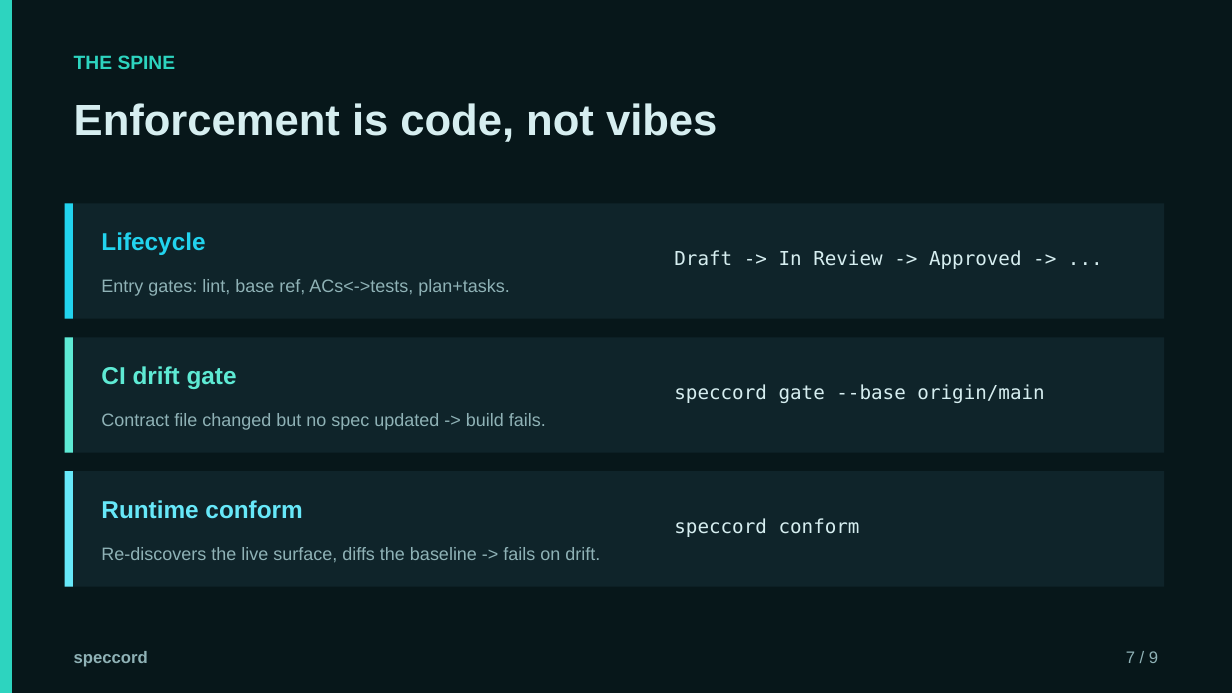
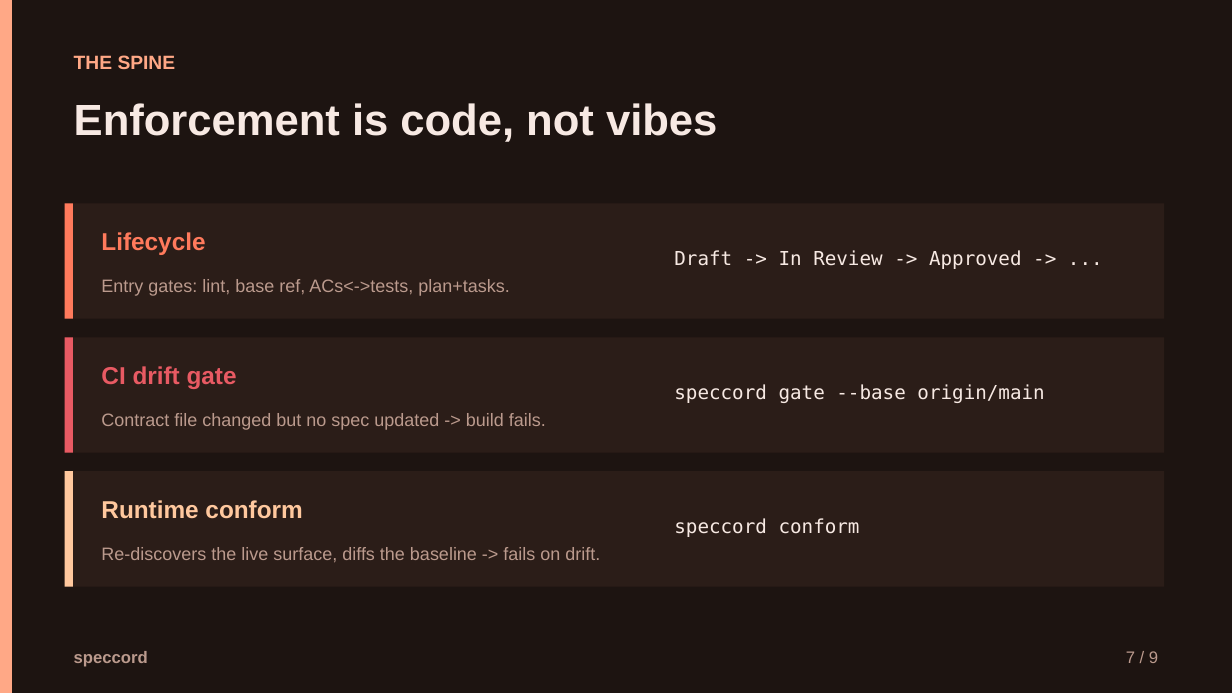
Before and after one commit to krishnachaitanyap/speccord, a slide deck: slide 7 of docs/speccord-deck.pptx. Drawn at 1232x693 pixels with LibreOffice and Linux fonts; fonts in the diff are those of the drawing. Boxes give left, top, right and bottom in pixels: in the first picture for what was removed or moved away, otherwise in the second. Text is boxed around its words. In the diff, an @@ line names an element or a change of style, - is before the commit and + after.

Commit message:
Coral theme + hexagon-S logo + GitHub Pages docs site
- new logo: coral-gradient hexagon with S monogram (logo.svg/png, banner.svg)
- re-tone all assets teal -> coral (slides, deck, poster, demo, social-preview)
- docs/index.html: documentation site (hero, why, install, examples, commands, agents)
- Pages workflow now deploys all of docs/ (site root = docs page, demo at /demo/)
- README: docs-site + demo links

```diff
--- a/docs/speccord-deck.pptx
+++ b/docs/speccord-deck.pptx
@@ background #07171A to #1D1411 @@
@@ rectangle at box(0, 0, 12, 693): fill #2DD4BF to #FFA886 @@
@@ text "THE SPINE" at box(74, 55, 176, 69): text colour #2DD4BF to #FFA886 @@
@@ rectangle at box(65, 203, 73, 319): fill #22D3EE to #FF7A5C @@
@@ text "Lifecycle" at box(101, 232, 205, 255): text colour #22D3EE to #FF7A5C @@
@@ rectangle at box(65, 337, 73, 453): fill #5EEAD4 to #E85A63 @@
@@ text "CI drift gate" at box(101, 366, 237, 389): text colour #5EEAD4 to #E85A63 @@
@@ fill #0F242A to #2B1D18 in 3 elements at box(65, 203, 1165, 319), box(65, 337, 1165, 453), box(65, 471, 1165, 587) @@
@@ rectangle at box(65, 471, 73, 587): fill #67E8F9 to #FFC89E @@
@@ text "Runtime conform" at box(101, 500, 302, 519): text colour #67E8F9 to #FFC89E @@
@@ text colour #D6EEF0 to #F7E9E3 in 4 elements at box(74, 103, 717, 142), box(674, 250, 1022, 269), box(674, 384, 1044, 403), box(674, 518, 860, 537) @@
@@ text colour #8FB2B6 to #BB9A8D in 5 elements at box(101, 279, 509, 296), box(101, 413, 546, 430), box(101, 547, 600, 563), box(74, 651, 148, 667), box(1126, 651, 1158, 663) @@
```
Also in this commit, not shown: 8 other slides changed, 21 other files.
